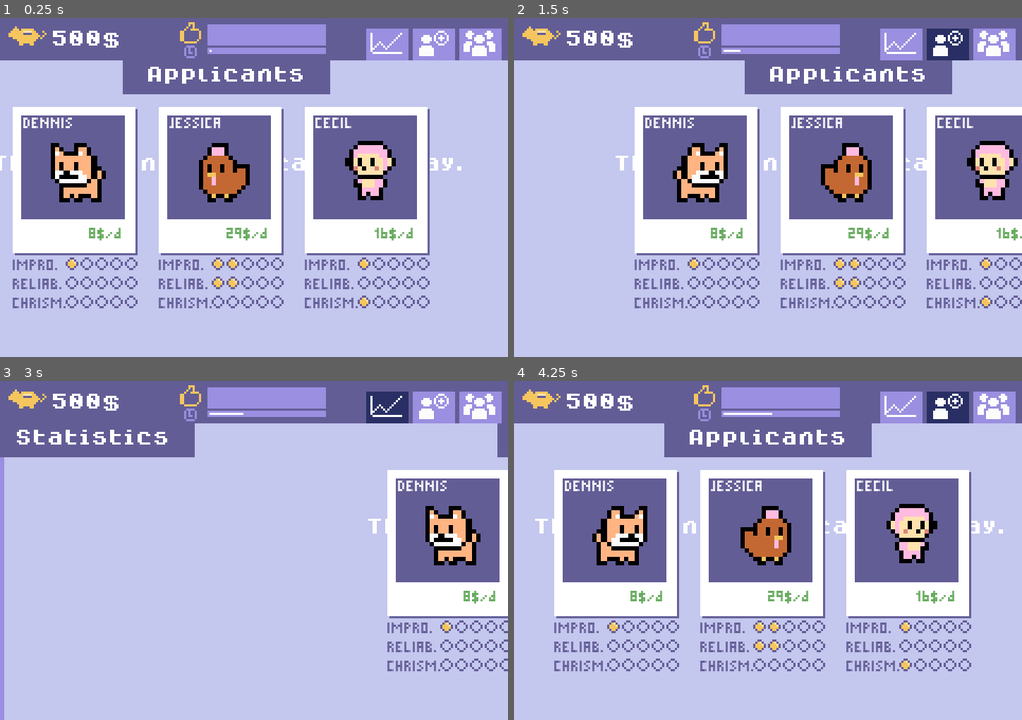
Above: before the commit, frames 1-4 (two rows, left to right).
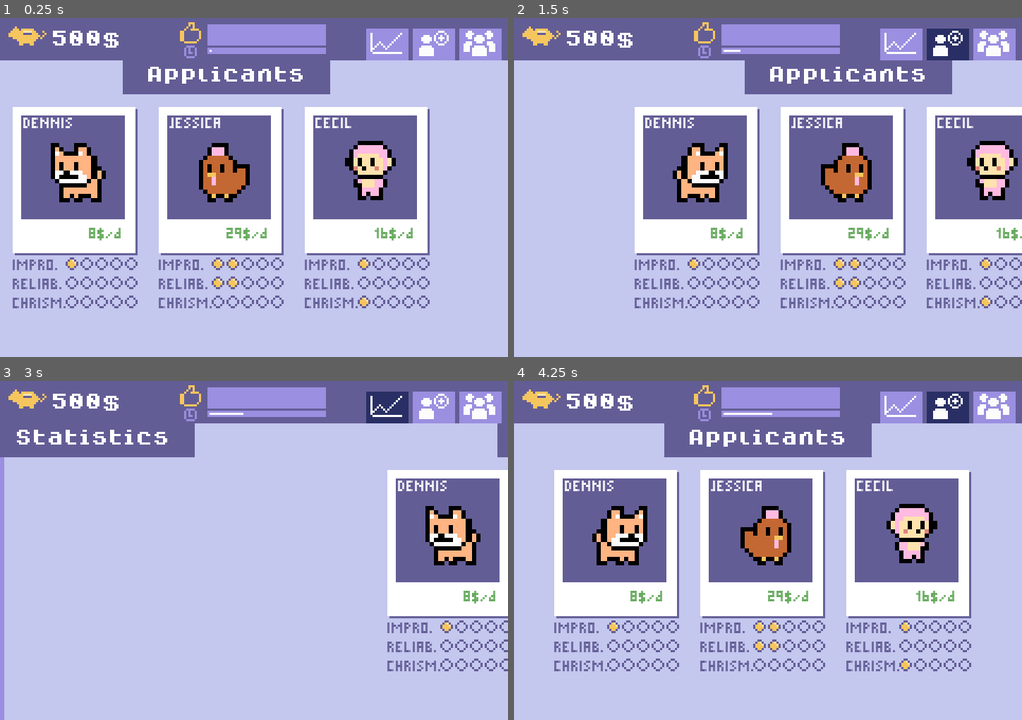
Above: after the commit, the same moments.

Repository: Milchreis/Mascot-Management
Game: Godot game, scene res://scenes/MainScene.tscn
The game is run twice, just before and just after one commit, with the same random seed, the same clock (stepped at 60 frames per second) and the same inputs.
Inputs (mouse positions are in pixels of both pictures, inside the frame that each line leads up to):
- Up to frame 1 (0.25 s): no input
- Up to frame 2 (1.5 s): click (900, 45) at 0.5 s; click (945, 45) at 1.25 s
- Up to frame 3 (3 s): click (482, 408) at 2 s; click (386, 408) at 2.75 s
- Up to frame 4 (4.25 s): click (945, 408) at 3.5 s

The runs differ from the first frame. In frame 1, 0.3% of the frame differs, in the area x 0-91%, y 40-45%; in frame 2, 0.2%; in frame 3, less than 0.1%; in frame 4, 0.3%, in the area x 4-97%, y 40-45%.

Commit message:
refactoring

Diff:
--- a/scripts/JobApplication.gd
+++ b/scripts/JobApplication.gd
@@ -4,13 +4,16 @@
 var Polaroid = preload("res://scenes/Polaroid.tscn")
 
 var model:GameModel
-var applications:Array = []
+var applicants:Array = []
 
 var lastHired = null
 
+func _process(_delta):
+	$noApplicants.visible = applicants.size() == 0
+
 func onOpen():
 	onClose()
-	for polaroid in applications:
+	for polaroid in applicants:
 		polaroid.connect("select", self, "onHire")
 		$PolaroidSelector/GridContainer.add_child(polaroid)
 
@@ -19,22 +22,22 @@
 		polaroid.disconnect("select", self, "onHire")
 
 func createPool(size=3) -> void:
-	for i in range(0, size):
+	for _i in range(0, size):
 		var polaroid = Polaroid.instance()
 		polaroid.mascot = createMascot()
 		polaroid.connect("select", self, "onHire")
 		$PolaroidSelector/GridContainer.add_child(polaroid)
-		applications.append(polaroid)
+		applicants.append(polaroid)
 
 func onHire(mascot:Mascot):
 	print("hire ", mascot._to_string())
 	$HirePlayer.play()
 
 	model.employees.append(mascot)
-	for application in applications:
+	for application in applicants:
 		if application.mascot == mascot:
 			lastHired = application
-			var tween := create_tween() \
+			create_tween() \
 				.set_trans(Tween.TRANS_CUBIC) \
 				.set_ease(Tween.EASE_OUT) \
 				.tween_property(application, "rect_position", Vector2(240, 0), 0.4) \
@@ -43,7 +46,7 @@
 func clearLastHired():
 	if lastHired == null: return
 
-	applications.erase(lastHired)
+	applicants.erase(lastHired)
 	$PolaroidSelector/GridContainer.remove_child(lastHired)
 	lastHired = null
 
